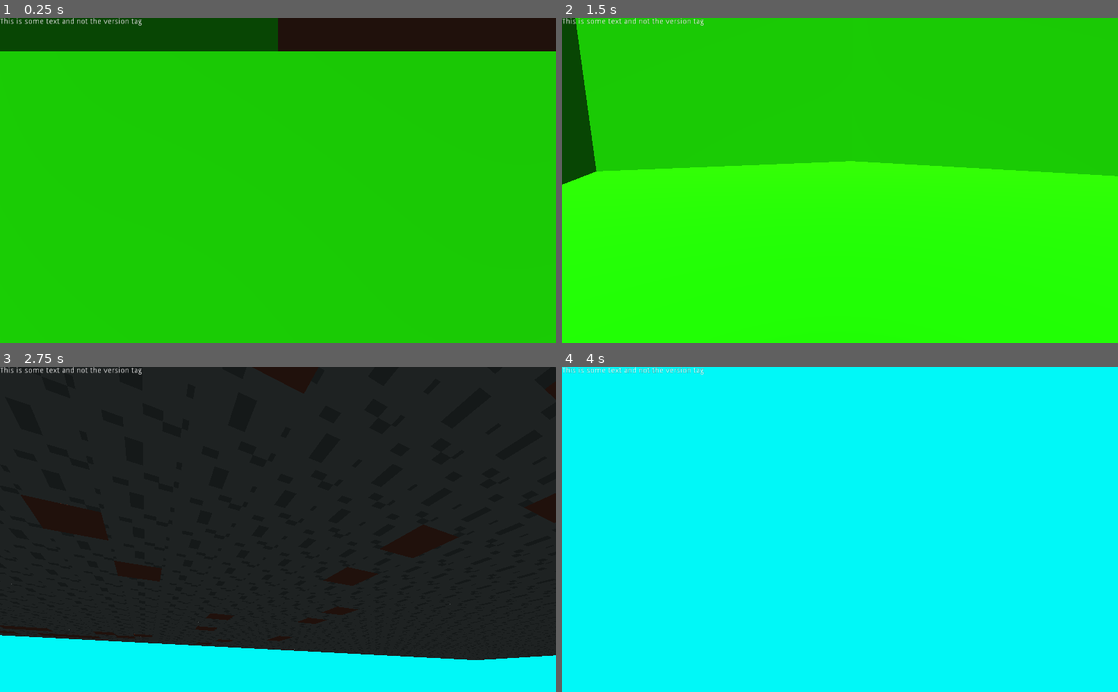
Above: before the commit, frames 1-4 (two rows, left to right).
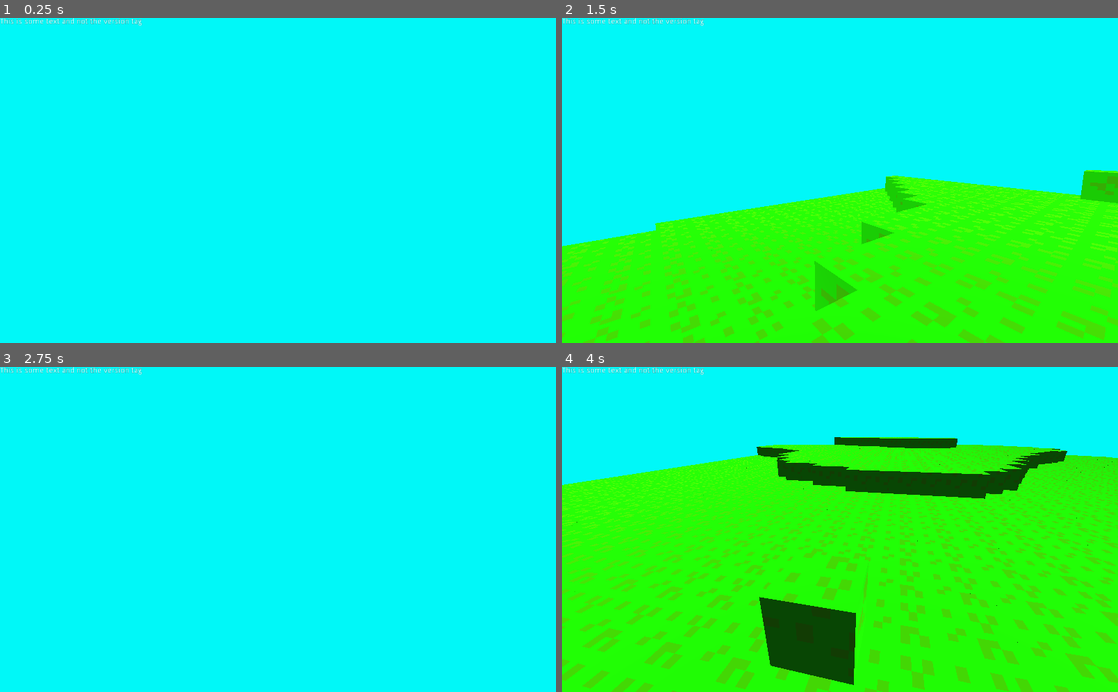
Above: after the commit, the same moments.

Repository: SPOICAT/Another-Minecraft-Clone
Game: Godot game, scene res://src/World/World.tscn
Same seed, same stepped clock (60 frames per second), same inputs: the game is played once before the commit and once after it. The project has no main scene, so this scene is started directly.
Inputs (mouse positions are in pixels of both pictures, inside the frame that each line leads up to):
- Up to frame 1 (0.25 s): no input
- Up to frame 2 (1.5 s): move the mouse to (962, 164) at 0.52 s; hold D (move_right) 0.53-1.28 s; hold Right mouse button (add_block) 0.53-1.28 s; tap Space (jump) at 0.77 s; move the mouse to (728, 196) at 1.27 s; hold S (move_back) from 1.28 s (still down); click (728, 196) at 1.35 s
- Up to frame 3 (2.75 s): tap Space (jump) at 1.52 s; move the mouse to (333, 458) at 2.02 s; release S (move_back) at 2.03 s; hold D (move_right) from 2.03 s (still down); hold Right mouse button (add_block) from 2.03 s (still down)
- Up to frame 4 (4 s): move the mouse to (812, 594) at 2.77 s; release D (move_right) at 2.78 s; release Right mouse button (add_block) at 2.78 s; hold W (move_forward) 2.78-3.53 s; click (812, 594) at 2.85 s; tap Space (jump) at 3.02, 3.77 s; move the mouse to (1006, 578) at 3.52 s; hold A (move_left) from 3.53 s (still down); hold Right mouse button (add_block) from 3.53 s (still down)

The runs differ from the first frame. In frame 1, 100% of the frame differs, in the area x 0-100%, y 0-100%; in frame 2, 67%; in frame 3, 87%; in frame 4, 73%.

Commit message:
Rewritten `Structure` system and created `StructureContainer` class

Diff:
--- a/project.godot
+++ b/project.godot
@@ -19,15 +19,15 @@
 "language": "GDScript",
 "path": "res://src/VoxelMap/Structure/Structure.gd"
 }, {
-"base": "Structure",
-"class": "TreeStructure",
+"base": "Spatial",
+"class": "StructureContainer",
 "language": "GDScript",
-"path": "res://src/VoxelMap/Structure/Structures/TreeStructure.gd"
+"path": "res://src/VoxelMap/Structure/StructureContainer.gd"
 } ]
 _global_script_class_icons={
 "OScontrol": "",
 "Structure": "",
-"TreeStructure": ""
+"StructureContainer": ""
 }
 
 [application]
--- a/src/Player/Player.tscn
+++ b/src/Player/Player.tscn
@@ -19,7 +19,6 @@
 [node name="CollisionShape" type="CollisionShape" parent="."]
 transform = Transform( 1, 0, 0, 0, -4.37114e-08, -1, 0, 1, -4.37114e-08, 0, 0, 0 )
 shape = SubResource( 2 )
-disabled = true
 
 [node name="Camera" type="Camera" parent="."]
 transform = Transform( 1, 0, 0, 0, 1, 0, 0, 0, 1, 0, 1.5, -0.5 )
--- a/src/VoxelMap/Structure/Structure.gd
+++ b/src/VoxelMap/Structure/Structure.gd
@@ -1,18 +1,9 @@
 extends Spatial
 class_name Structure
 
-export var is_container : bool = false # if true, acts as a container
-# for the children structure classes
 
-export var voxelmap_path : NodePath = ("../")
-onready var voxelmap = get_node(voxelmap_path)
+# base class for all structures, must be instanced inside a StructureContainer class
 
 
-export var tree : Script
-var structures = [
-	tree
-]
-
-
-func _ready():
-	pass
+onready var container = get_parent()
+onready var voxelmap = container.get_node(container.voxelmap_path)
--- /dev/null
+++ b/src/VoxelMap/Structure/StructureContainer.gd
@@ -0,0 +1,8 @@
+extends Spatial
+class_name StructureContainer
+
+
+# Class to contain structures
+
+
+export var voxelmap_path : NodePath
--- a/src/VoxelMap/Structure/Structures/TreeStructure.gd
+++ /dev/null
@@ -1,48 +0,0 @@
-extends Structure
-class_name TreeStructure
-
-onready var WOOD = voxelmap.WOOD
-onready var LEAF = voxelmap.LEAF
-
-
-var tree_log = {
-	"height": 6,
-	"left": 1,
-	"forward": 1,
-	"top": 0,
-}
-
-var tree_head = {
-	"height": 3,
-	"width": 3,
-	"top": 5,
-}
-
-func _ready():
-	if !is_container:
-		var pos = voxelmap.world_to_map(global_transform.origin)
-
-		do_logs(pos)
-		do_head(pos)
-
-
-func do_logs(pos):
-	for y in tree_log["height"]:
-		voxelmap.set_cell_item(
-				pos.x + tree_log["left"],
-				pos.y + y,
-				pos.z + tree_log["forward"],
-				WOOD
-			)
-
-
-func do_head(pos):
-	for x in tree_head["width"]:
-		for y in tree_head["height"]:
-			for z in tree_head["width"]:
-				voxelmap.set_cell_item(
-					pos.x + x,
-					pos.y + y + tree_head["top"],
-					pos.z + z,
-					LEAF
-				)
--- a/src/VoxelMap/VoxelMap.gd
+++ b/src/VoxelMap/VoxelMap.gd
@@ -16,11 +16,6 @@
 	STONE,
 	WOOD,
 	LEAF
-}
-
-# structures
-enum {
-	TREE
 }
 
 
@@ -47,7 +42,6 @@
 			for z in range(za, zb):
 				generate_cells(x, y, z)
 
-				generate_structures(Vector3(x, y, z))
 
 
 func generate_cells(x, y, z):
@@ -55,16 +49,3 @@
 		set_cell_item(x, y, z, GRASS)
 	if y < noise.get_noise_2d(x, z) * 5:
 		set_cell_item(x, y, z, STONE)
-
-
-func generate_structures(pos : Vector3):
-	var n = randi() % 100
-	var strc = get_node("Structurer")
-	if n == TREE:
-		var new_tree = strc.tree.new()
-		new_tree.global_transform.origin = pos
-		add_child(new_tree)
-
-
-func _exit_tree():
-	print(get_node("Structurer").get_child_count())
--- a/src/VoxelMap/VoxelMap.tscn
+++ b/src/VoxelMap/VoxelMap.tscn
@@ -1,9 +1,7 @@
-[gd_scene load_steps=5 format=2]
+[gd_scene load_steps=3 format=2]
 
 [ext_resource path="res://src/VoxelMap/VoxelMap.gd" type="Script" id=1]
 [ext_resource path="res://src/VoxelMap/ml.tres" type="MeshLibrary" id=2]
-[ext_resource path="res://src/VoxelMap/Structure/Structure.gd" type="Script" id=3]
-[ext_resource path="res://src/VoxelMap/Structure/Structures/TreeStructure.gd" type="Script" id=4]
 
 [node name="VoxelMap" type="GridMap"]
 mesh_library = ExtResource( 2 )
@@ -14,8 +12,3 @@
 __meta__ = {
 "_editor_clip_": 0
 }
-
-[node name="Structurer" type="Spatial" parent="."]
-script = ExtResource( 3 )
-is_container = true
-tree = ExtResource( 4 )
--- a/src/World/World.tscn
+++ b/src/World/World.tscn
@@ -39,4 +39,3 @@
 
 [node name="OScontrol" type="Node" parent="."]
 script = ExtResource( 3 )
-captured_mouse = false
--- a/test.tscn
+++ b/test.tscn
@@ -1,9 +1,8 @@
-[gd_scene load_steps=5 format=2]
+[gd_scene load_steps=4 format=2]
 
 [ext_resource path="res://src/Player/Player.tscn" type="PackedScene" id=1]
 [ext_resource path="res://src/VoxelMap/VoxelMap.tscn" type="PackedScene" id=2]
 [ext_resource path="res://src/OScontrol.gd" type="Script" id=3]
-[ext_resource path="res://src/VoxelMap/Structure/Structures/TreeStructure.gd" type="Script" id=4]
 
 [node name="test" type="Spatial"]
 
@@ -22,8 +21,3 @@
 
 [node name="OScontrol" type="Node" parent="."]
 script = ExtResource( 3 )
-
-[node name="TreeStructure" type="Spatial" parent="."]
-transform = Transform( 1, 0, 0, 0, 1, 0, 0, 0, 1, -9.84117, 3.67913, 3.1059 )
-script = ExtResource( 4 )
-voxelmap_path = NodePath("../VoxelMap")
